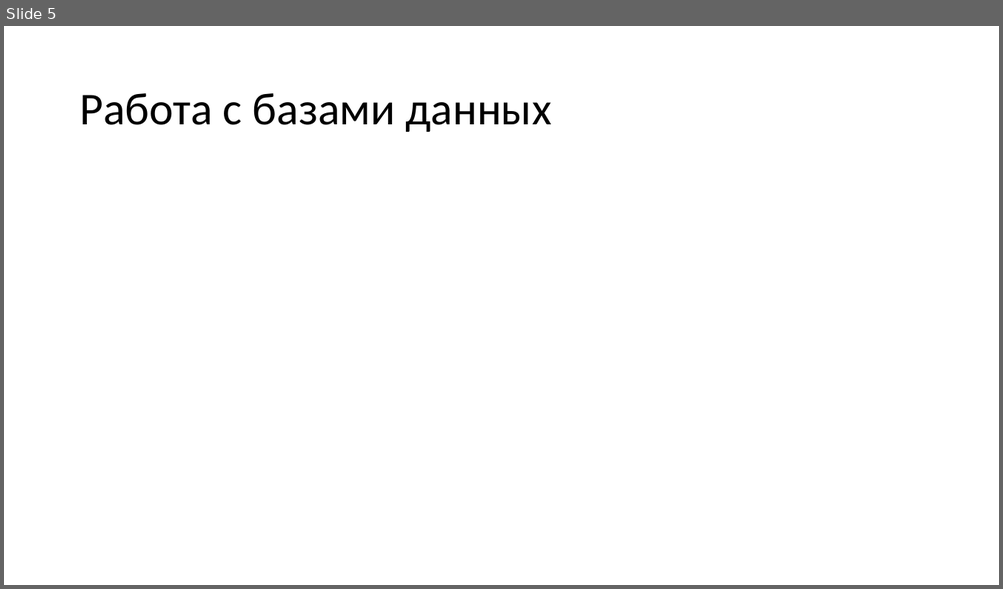
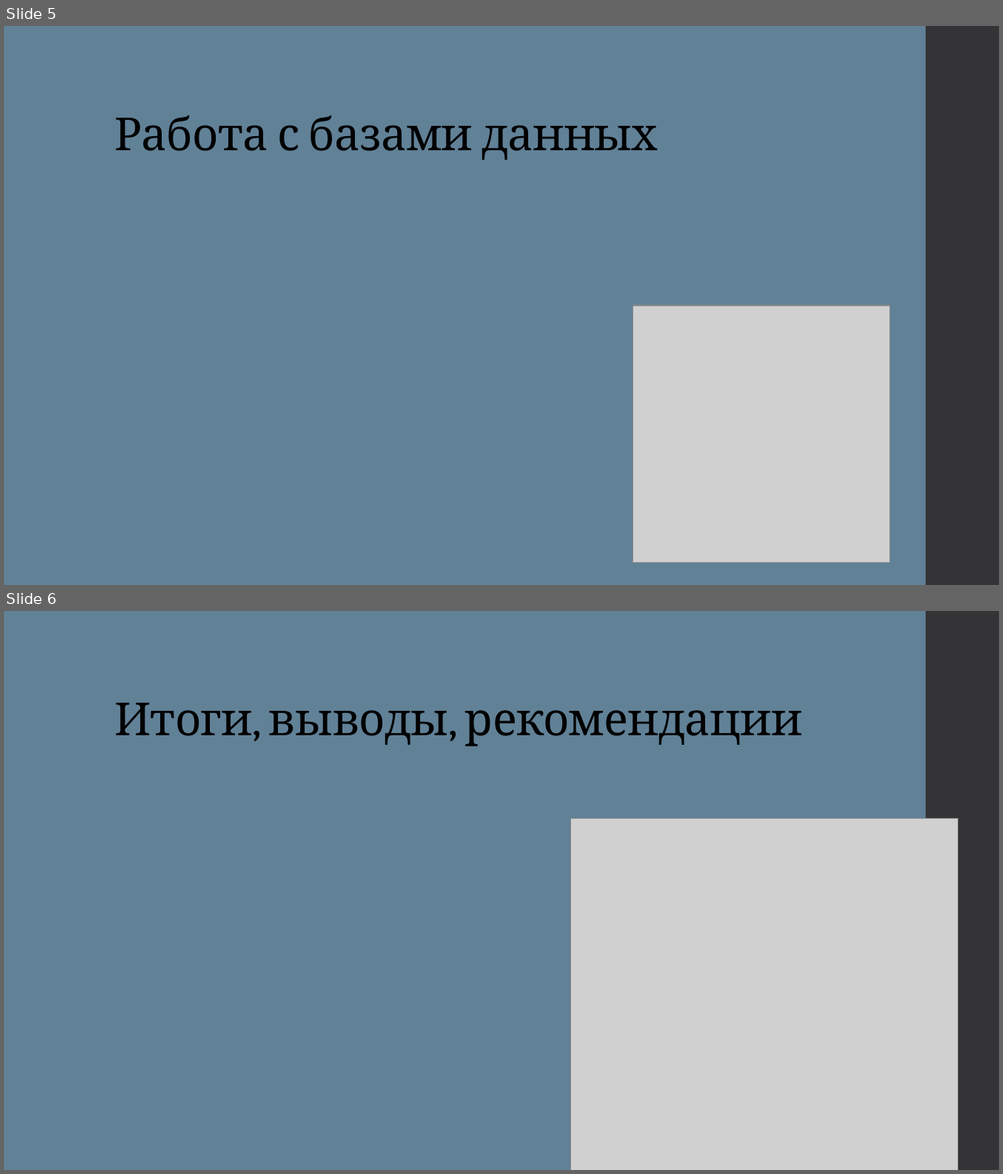
Before and after one commit to Sushcheva/Telegram-, a slide deck: Презентация по проекту.pptx. Shown one above the other, each under a label of ours: slide 5 before the commit, slides 5 and 6 after it. The pictures are 1003x589 and 1003x1174 pixels, drawn with LibreOffice and Linux fonts; fonts in the diff are those of the drawing; grey boxes stand for pictures. Boxes give left, top, right and bottom in pixels: in the first picture for what was removed or moved away, otherwise in the second. Text is boxed around its words. In the diff, an @@ line names an element or a change of style, - is before the commit and + after.

```diff
--- a/Презентация по проекту.pptx
+++ b/Презентация по проекту.pptx
@@ slide 6 added at [4, 611, 999, 1170], background #618197; not listed: 1 template element that a slide beside it also shows @@
@@ title added at [114, 703, 802, 746], 44 pt, text #000000 @@
+Итоги, выводы, рекомендации
@@ picture added at [571, 818, 958, 1170] @@
@@ slide 5 changed as well @@
@@ background #FFFFFF to #618197 @@
@@ rectangle added at [925, 26, 999, 585], fill #353537 @@
@@ title "Работа с базами данных": place and size @@
-title "Работа с базами данных" at [79, 93, 551, 132]
+title "Работа с базами данных" at [114, 116, 657, 160]
@@ title "Работа с базами данных" at [114, 116, 657, 160]: font Calibri to Cambria, letter spacing 0 to -0.5 pt; vertical alignment middle to bottom @@
@@ picture added at [632, 306, 890, 563] @@
```
Also in this commit, not shown: 1 other slide changed, 3 other slides added, 4 slides removed, 1 other file.
